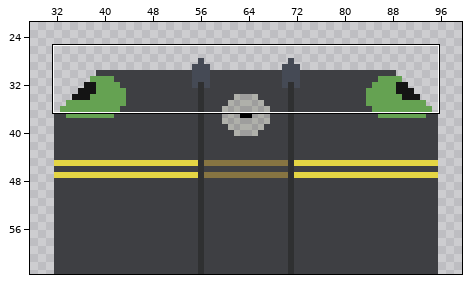
A pixel-art file gets an edit: Acesprite/Obstacles/Bins/City Bin.aseprite. Above, an overview of the earlier version with the close-up marked.
Close-up. Earlier state:
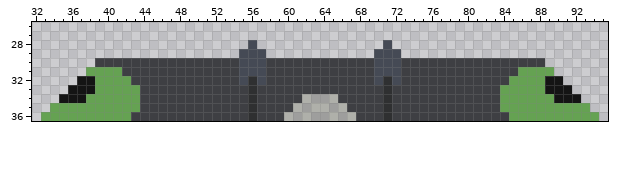
128x64 pixels, 1 frame. Colours within 5 levels of each other are drawn and written as one. Shown: x 32..95, y 26..36. The wide view leaves out empty margins.
The same view after the edit:
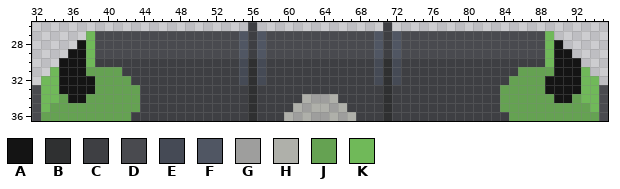
Palette (. is transparent): A #141414  B #2f3031  C #3e3f43  D #494a4f  E #454a55  F #505663  G #9e9e9d  H #afb0aa  J #65a252  K #70b959
The edit:
{"y":26,"x":56,"old":".","new":"C"}
{"y":26,"x":71,"old":".","new":"C"}
{"y":27,"x":38,"old":"....................................................","new":"KDDDDDDDDDDDDDDDDFCFDDDDDDDDDDDDFCFDDDDDDDDDDDDDDDDK"}
{"y":28,"x":37,"old":"...................E..............E...................","new":"AKDDDDDDDDDDDDDDDDFCFDDDDDDDDDDDDFCFDDDDDDDDDDDDDDDDKA"}
{"y":29,"x":36,"old":"...................EEE............EEE...................","new":"AAKDDDDDDDDDDDDDDDDFCFDDDDDDDDDDDDFCFDDDDDDDDDDDDDDDDKAA"}
{"y":30,"x":35,"old":"....","new":"AAAK"}
{"y":30,"x":56,"old":"E","new":"B"}
{"y":30,"x":71,"old":"E","new":"B"}
{"y":30,"x":89,"old":"....","new":"KAAA"}
{"y":31,"x":34,"old":"....","new":"KAAA"}
{"y":31,"x":56,"old":"E","new":"B"}
{"y":31,"x":71,"old":"E","new":"B"}
{"y":31,"x":90,"old":"....","new":"AAAK"}
{"y":32,"x":33,"old":"....","new":"KKAA"}
{"y":32,"x":91,"old":"....","new":"AAKK"}
{"y":33,"x":32,"old":"....","new":"DKKA"}
{"y":33,"x":92,"old":"....","new":"AKKD"}
{"y":34,"x":32,"old":"...A","new":"DKKJ"}
{"y":34,"x":92,"old":"A...","new":"JKKD"}
{"y":35,"x":32,"old":"..","new":"DK"}
{"y":35,"x":94,"old":"..","new":"KD"}
{"y":36,"x":32,"old":".","new":"D"}
{"y":36,"x":95,"old":".","new":"D"}
